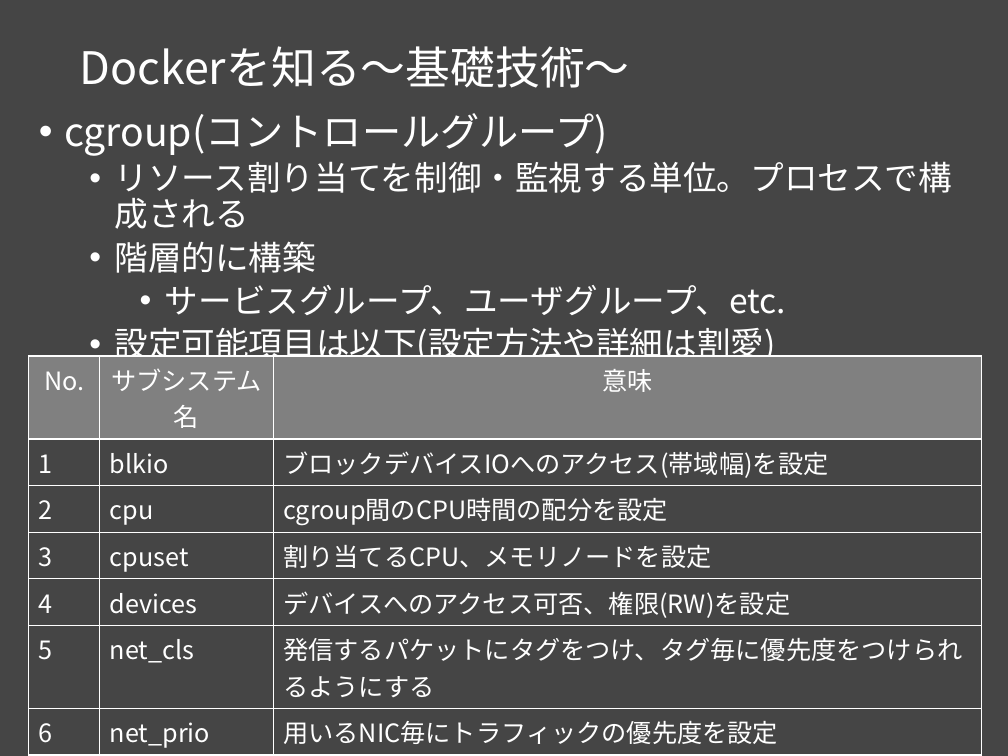
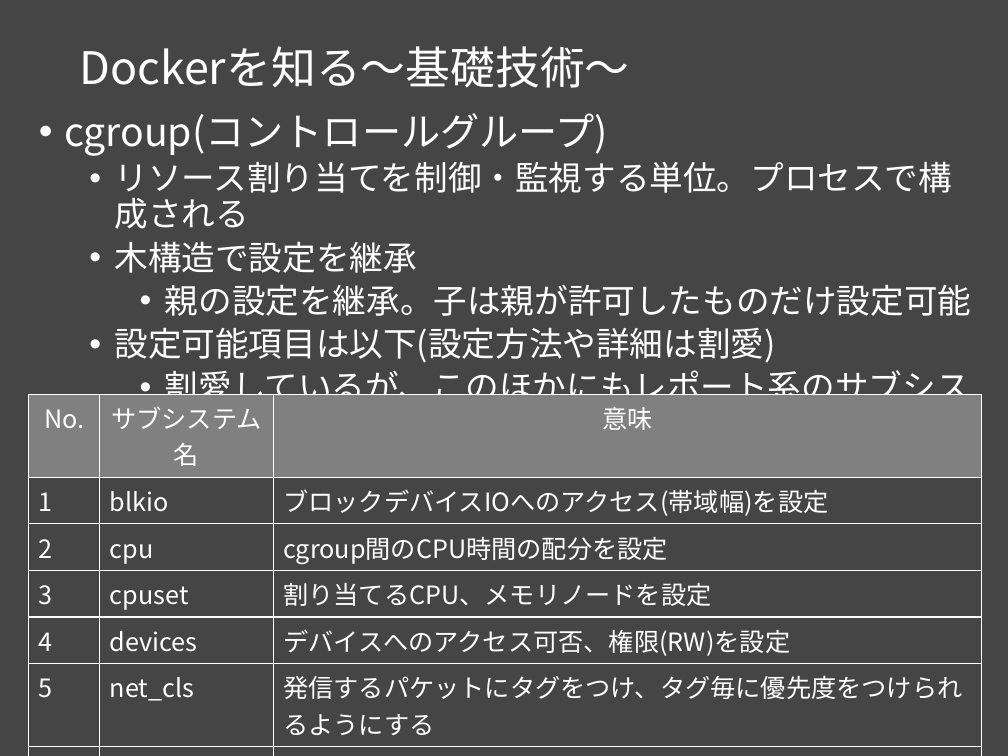
Before and after one commit to msntts/workshop_docker, a slide deck: slide 11 of docker勉強会Vol1.pptx (slide 12 before the commit). Drawn at 1008x756 pixels with LibreOffice and Linux fonts; fonts in the diff are those of the drawing. Boxes give left, top, right and bottom in pixels: in the first picture for what was removed or moved away, otherwise in the second. Text is boxed around its words. In the diff, an @@ line names an element or a change of style, - is before the commit and + after.

```diff
--- a/docker勉強会Vol1.pptx
+++ b/docker勉強会Vol1.pptx
@@ text at [114,241,971,316]: text changed @@
-  • 階層的に構築
-    • サービスグループ、ユーザグループ、etc.
+  • 木構造で設定を継承
+    • 親の設定を継承。子は親が許可したものだけ設定可能
@@ text at [165,370,970,409]: paragraph added @@
+    • 割愛しているが、このほかにもレポート系のサブシステムもある
@@ table at [29,394,982,739] @@
@@ text colour #FFFFFF to #F4B183 in "ns", "プロセスが所属するnamespaceを設定" @@
@@ table: place and size @@
-table at [29,356,982,752]
+table at [29,394,982,739]
```
Also in this commit, not shown: 7 other slides changed, 14 slides added, 1 slide removed.
